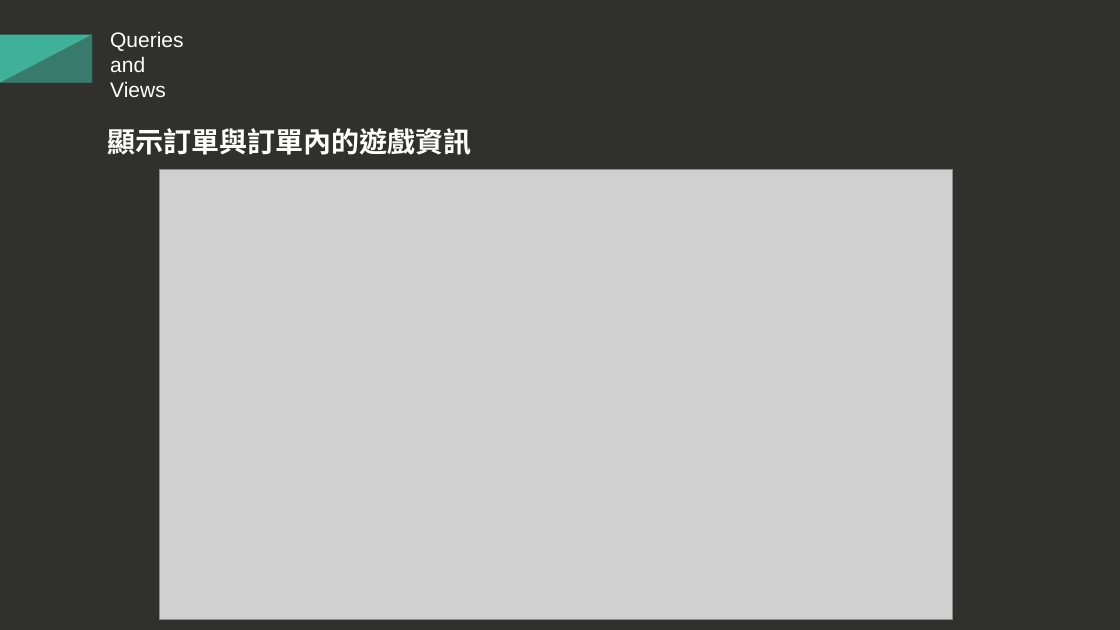
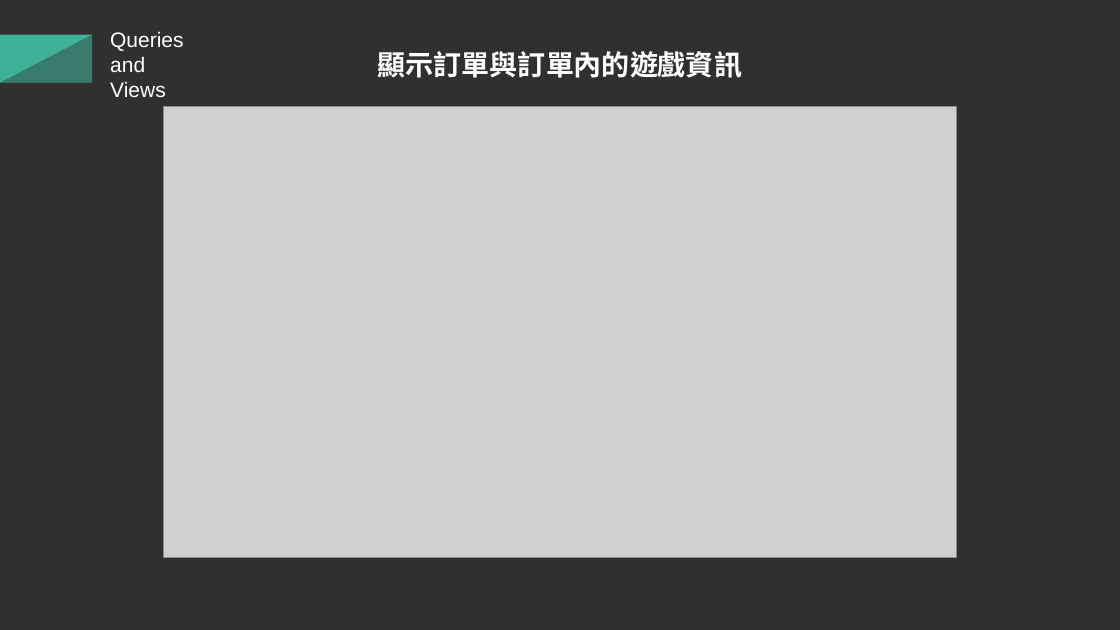
Before and after one commit to 13urgerKing/109-1DBMS, a slide deck: slide 12 of 109-1資料庫系統報告.pptx (slide 13 before the commit). Drawn at 1120x630 pixels with LibreOffice and Linux fonts; fonts in the diff are those of the drawing; grey boxes stand for pictures. Boxes give left, top, right and bottom in pixels: in the first picture for what was removed or moved away, otherwise in the second. Text is boxed around its words. In the diff, an @@ line names an element or a change of style, - is before the commit and + after.

```diff
--- a/109-1資料庫系統報告.pptx
+++ b/109-1資料庫系統報告.pptx
@@ text "顯示訂單與訂單內的遊戲資訊": place and size @@
-text "顯示訂單與訂單內的遊戲資訊" at <box>107,128,471,155</box>
+text "顯示訂單與訂單內的遊戲資訊" at <box>378,51,742,78</box>
@@ picture: place and size @@
-picture at <box>160,169,953,620</box>
+picture at <box>164,107,957,558</box>
```
Also in this commit, not shown: 8 other slides changed, 2 slides added, 1 slide removed, 6 other files.
